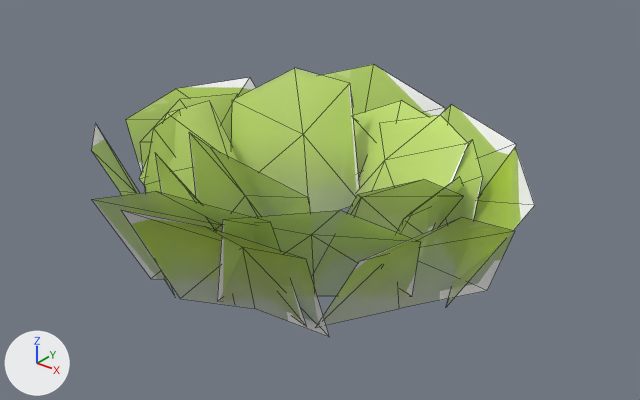
One commit to the FBX model Assets/HelloPico2/Data/Model/Prop/Prop_Grass.fbx: the scene before it, then after it.
Camera for both pictures: a camera (50 mm lens) standing at (0.457, -0.573, 0.386) and looking at (0.008, -0.012, 0.038). Lighting does not change. The marker at lower left points along +X, +Y and +Z. Mesh edges are drawn as thin lines. Where no turn or scale is listed for an object, it has been applied to the vertices.

In view in the first picture: 'GrassMesh001'.
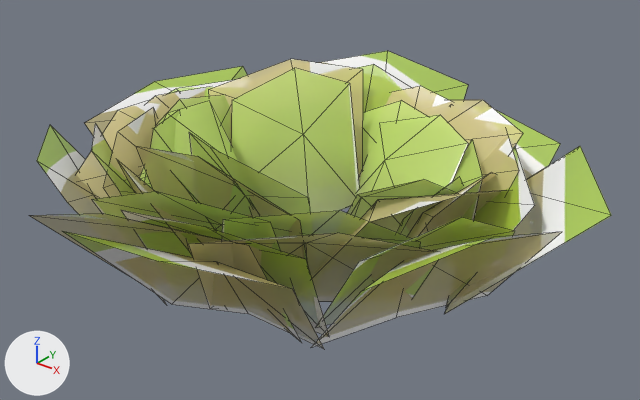
Changed parts and their boxes [x1, y1, x2, y2] in the pictures (640 x 400 px):
'GrassDryMesh001', added: after [29, 51, 611, 350]

The change in detail:
Mesh me_grassdrymesh001 is new.
It has 147 vertices, 126 faces and spans x -0.238..0.254, y -0.252..0.246, z -0.018..0.121.
It uses material mat_grassgreenmat.
Object 'GrassDryMesh001' (ob_grassdrymesh001) is new; it shows me_grassdrymesh001.
Its location is (0.0, 0.0, 0.0).
